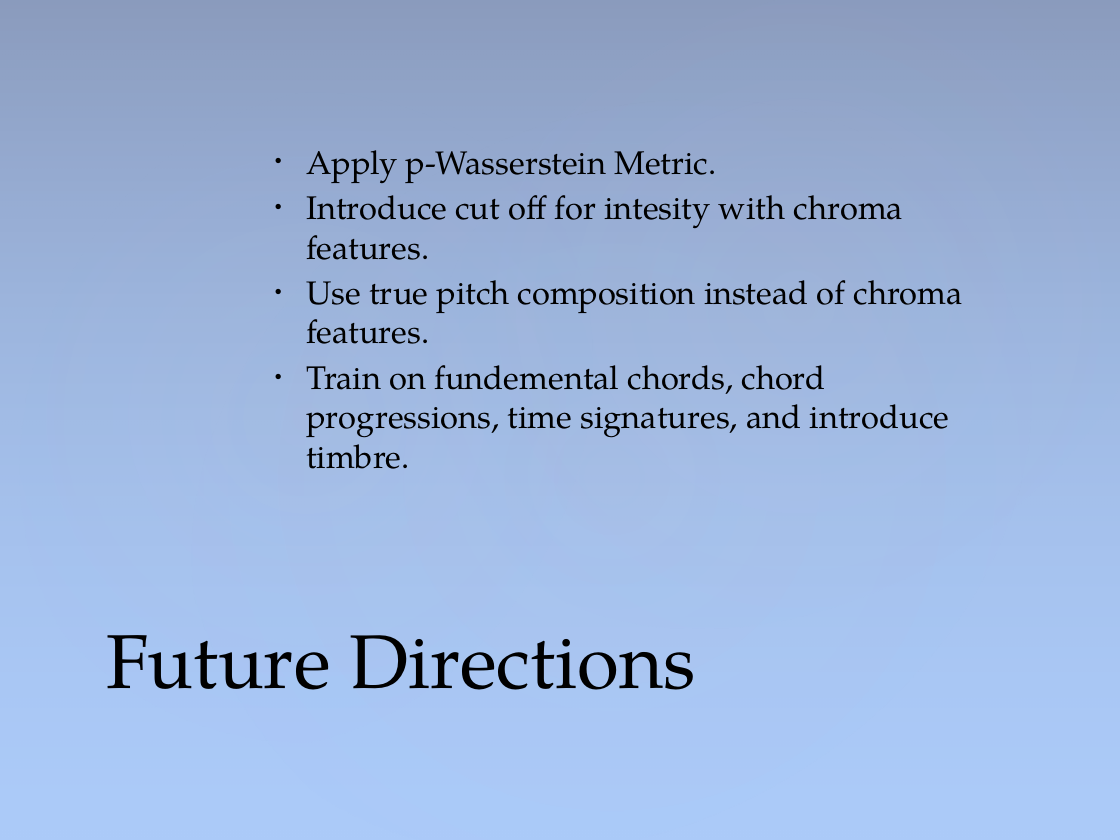
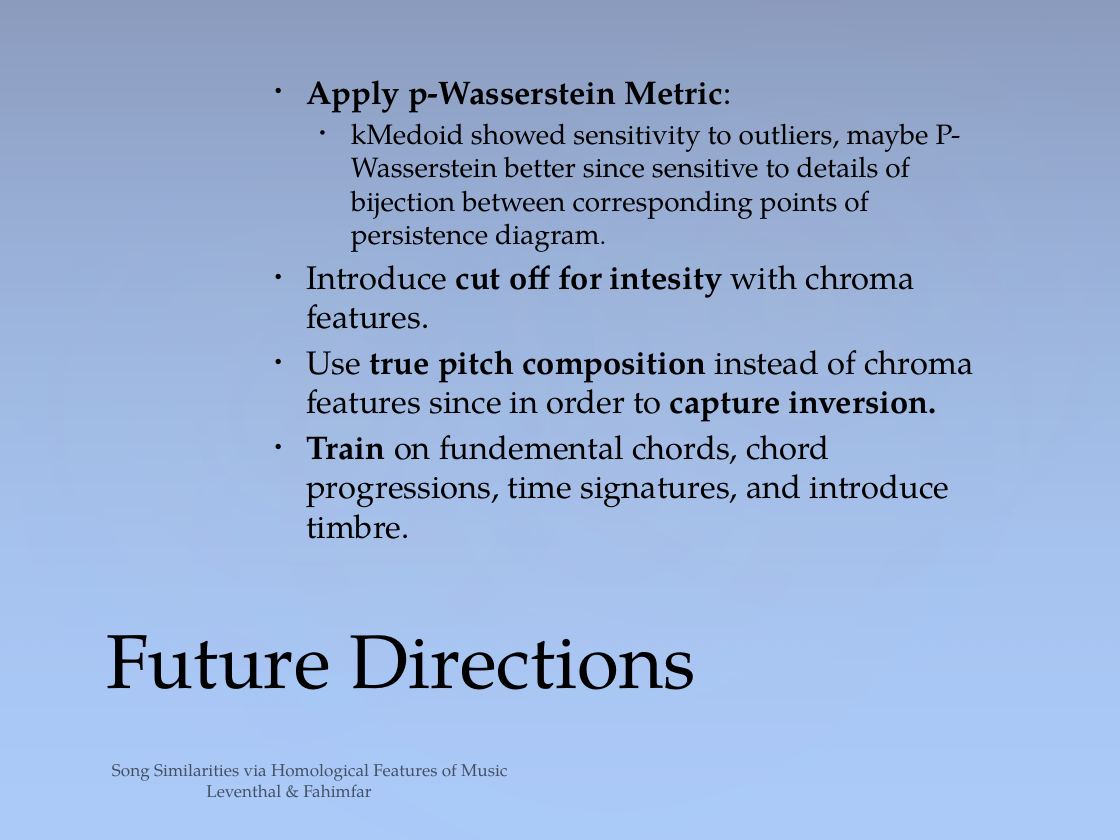
Before and after one commit to sam-lev/Classifications-Of-Songs-via-Homology-of-Chroma-Features, a slide deck: slide 20 of project/presentation/PresentationPowerPoint.pptx (slide 15 before the commit). Drawn at 1120x840 pixels with LibreOffice and Linux fonts; fonts in the diff are those of the drawing. Boxes give left, top, right and bottom in pixels: in the first picture for what was removed or moved away, otherwise in the second. Text is boxed around its words. In the diff, an @@ line names an element or a change of style, - is before the commit and + after.

Commit message:
presentation and started shortloop and counting homological features in songs and their size to approximate which keys

```diff
--- a/project/presentation/PresentationPowerPoint.pptx
+++ b/project/presentation/PresentationPowerPoint.pptx
@@ text at bbox=[306, 80, 961, 252]: text changed; size 21 to 18 pt @@
-• Apply p-Wasserstein Metric.
+• Apply p-Wasserstein Metric:
+  • kMedoid showed sensitivity to outliers, maybe P-Wasserstein better since sensitive to details of bijection between corresponding points of persistence diagram.
@@ text at bbox=[306, 265, 950, 539]: bold on in "cut off for intesity", "Train" @@
@@ text at bbox=[306, 350, 973, 422]: text changed @@
-• Use true pitch composition instead of chroma features.
+• Use true pitch composition instead of chroma features since in order to capture inversion.
@@ text added at bbox=[112, 764, 507, 797], 11 pt, text #000000 at 60% opacity @@
+Song Similarities via Homological Features of Music Leventhal & Fahimfar
```
Also in this commit, not shown: 12 other slides changed, 9 slides added, 4 slides removed, 38 other files.
